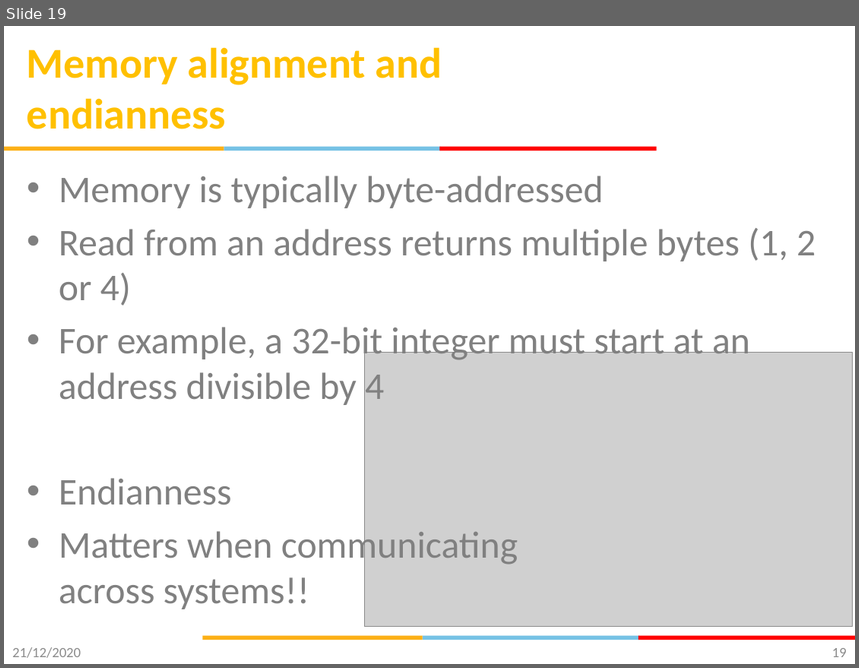
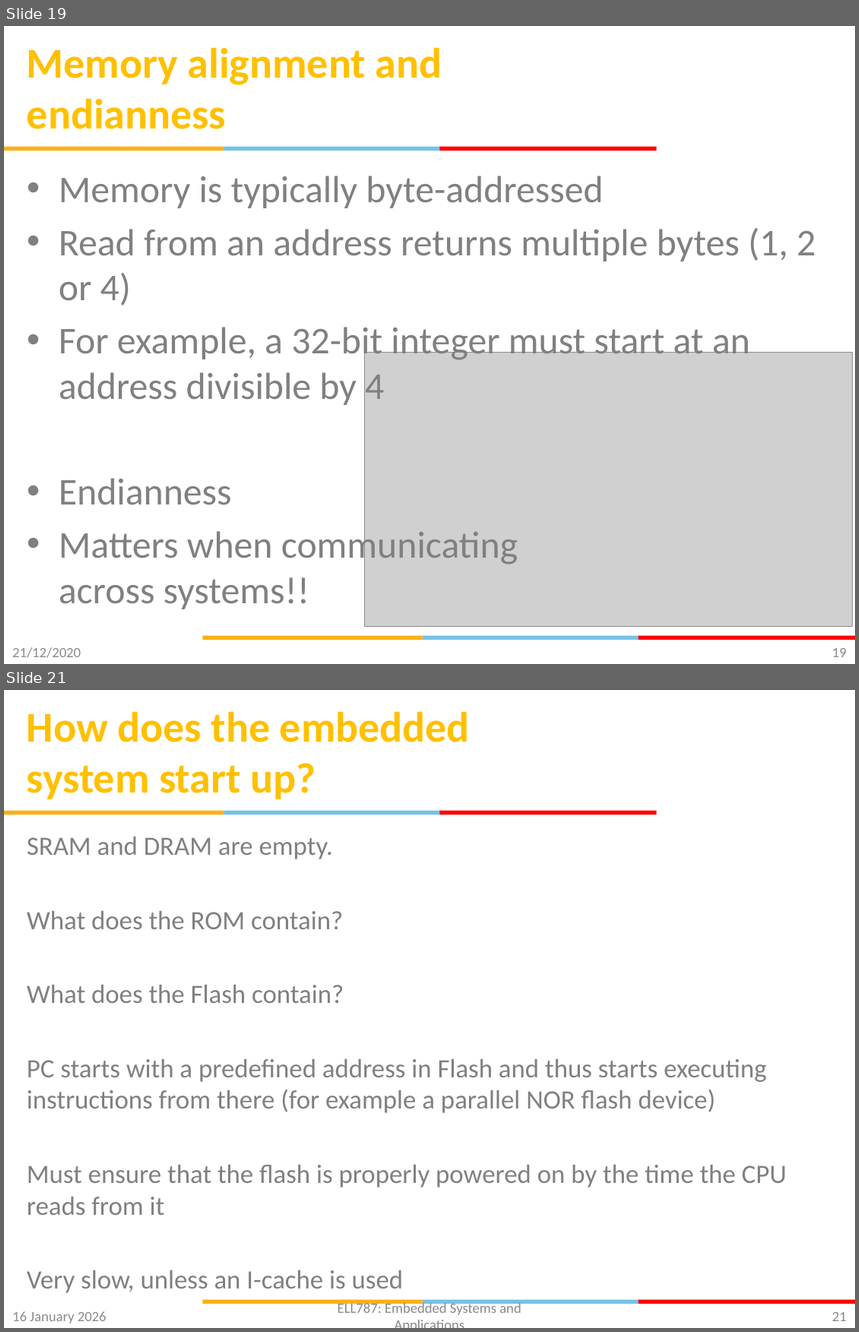
Before and after one commit to gsaurabhr-teaching/csg523-material, a slide deck: Lec-6-8-embedded-fundamentals.pptx. Shown one above the other, each under a label of ours: slide 19 before the commit, slides 19 and 21 after it; the slides between them are not shown. The pictures are 859x668 and 859x1332 pixels, drawn with LibreOffice and Linux fonts; fonts in the diff are those of the drawing; grey boxes stand for pictures; background and template pictures are left out. Boxes give left, top, right and bottom in pixels: in the first picture for what was removed or moved away, otherwise in the second. Text is boxed around its words. In the diff, an @@ line names an element or a change of style, - is before the commit and + after.

Commit message:
embedded fundamentals - added boot sequence, reset and power modes

```diff
--- a/Lec-6-8-embedded-fundamentals.pptx
+++ b/Lec-6-8-embedded-fundamentals.pptx
@@ slide 21 added at <box>4,690,855,1328</box>, background #FFFFFF; not listed: 6 template elements that a slide beside it also shows @@
@@ title added at <box>27,711,470,799</box>, 36 pt, text #FFC000, bold @@
+How does the embedded system start up?
@@ text added at <box>27,837,787,1293</box>, 22.4 pt, text #808080 @@
+SRAM and DRAM are empty.
+What does the ROM contain?
+What does the Flash contain?
+PC starts with a predefined address in Flash and thus starts executing instructions from there (for example a parallel NOR flash device)
+Must ensure that the flash is properly powered on by the time the CPU reads from it
+Very slow, unless an I-cache is used
@@ text added at <box>338,1302,522,1315</box>, 12 pt, text #898989 @@
+ELL787: Embedded Systems and Applications
@@ text added at <box>12,1312,107,1324</box>, 12 pt, text #8C8C8C @@
+16 January 2026
@@ page number added at <box>832,1312,847,1322</box>, 12 pt, text #898989 @@
+21
```
Also in this commit, not shown: 2 slides changed, 8 other slides added.
